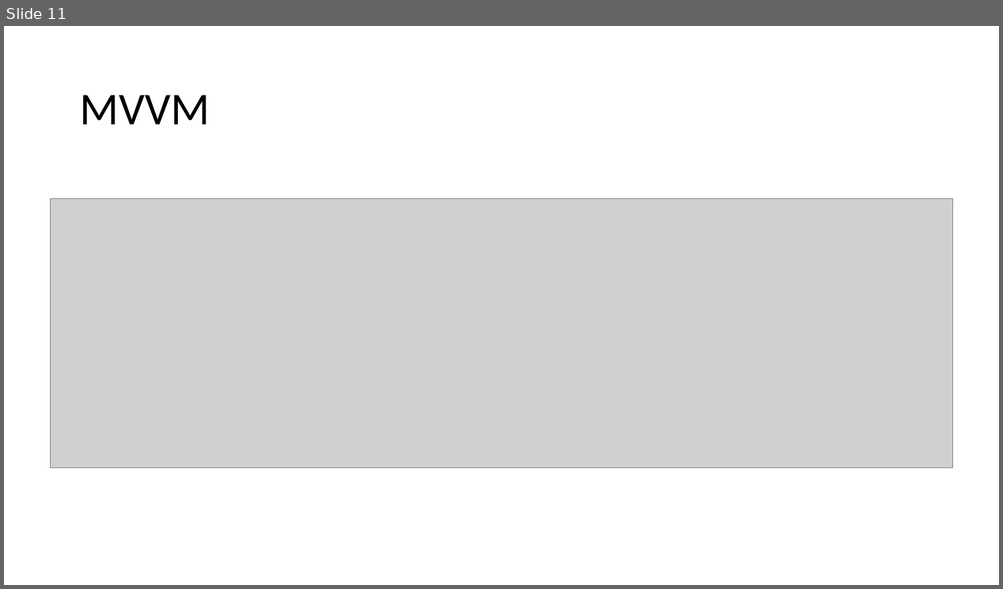
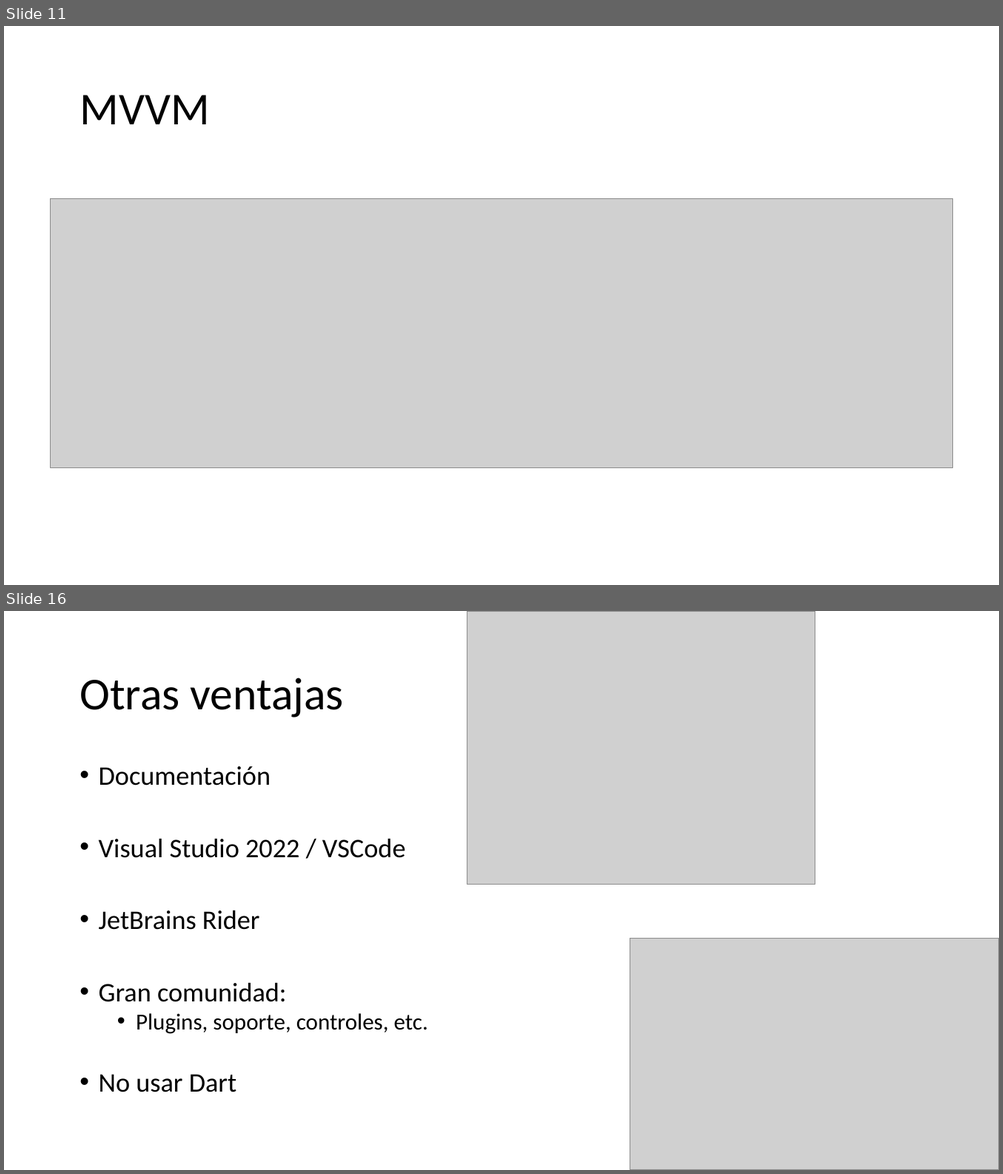
Before and after one commit to marcoablanco/Events, a slide deck: 2026-04 GDG Jerez/DotNet Maui con Android.pptx. Shown one above the other, each under a label of ours: slide 11 before the commit, slides 11 and 16 after it; the slides between them are not shown. The pictures are 1003x589 and 1003x1174 pixels, drawn with LibreOffice and Linux fonts; fonts in the diff are those of the drawing; grey boxes stand for pictures. Boxes give left, top, right and bottom in pixels: in the first picture for what was removed or moved away, otherwise in the second. Text is boxed around its words. In the diff, an @@ line names an element or a change of style, - is before the commit and + after.

```diff
--- a/2026-04 GDG Jerez/DotNet Maui con Android.pptx
+++ b/2026-04 GDG Jerez/DotNet Maui con Android.pptx
@@ slide 16 added at [4,611,999,1170], background #FFFFFF @@
@@ picture added at [467,611,815,884] @@
@@ title added at [79,678,344,718], 44 pt, text #000000 @@
+Otras ventajas
@@ text added at [99,766,428,1093], 25.9 pt, text #000000 @@
+• Documentación
+• Visual Studio 2022 / VSCode
+• JetBrains Rider
+• Gran comunidad:
+  • Plugins, soporte, controles, etc.
+• No usar Dart
@@ picture added at [630,939,999,1170] @@
```
Also in this commit, not shown: 1 slide changed, 6 other slides added, 37 other files.
